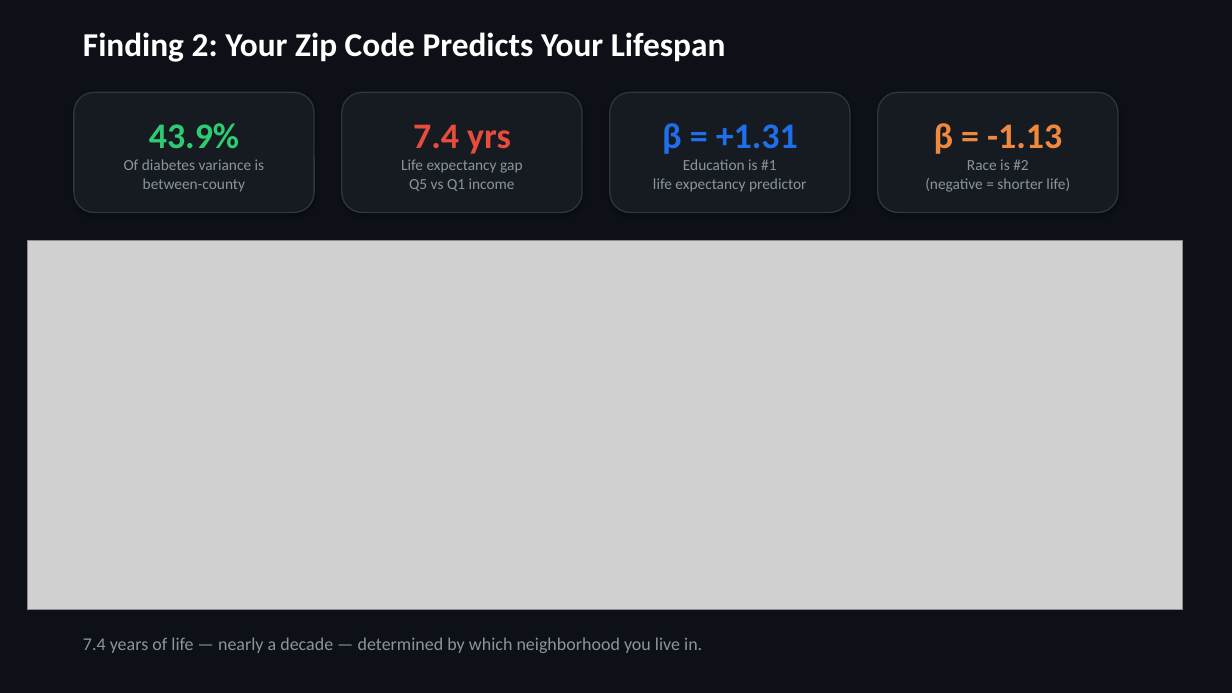
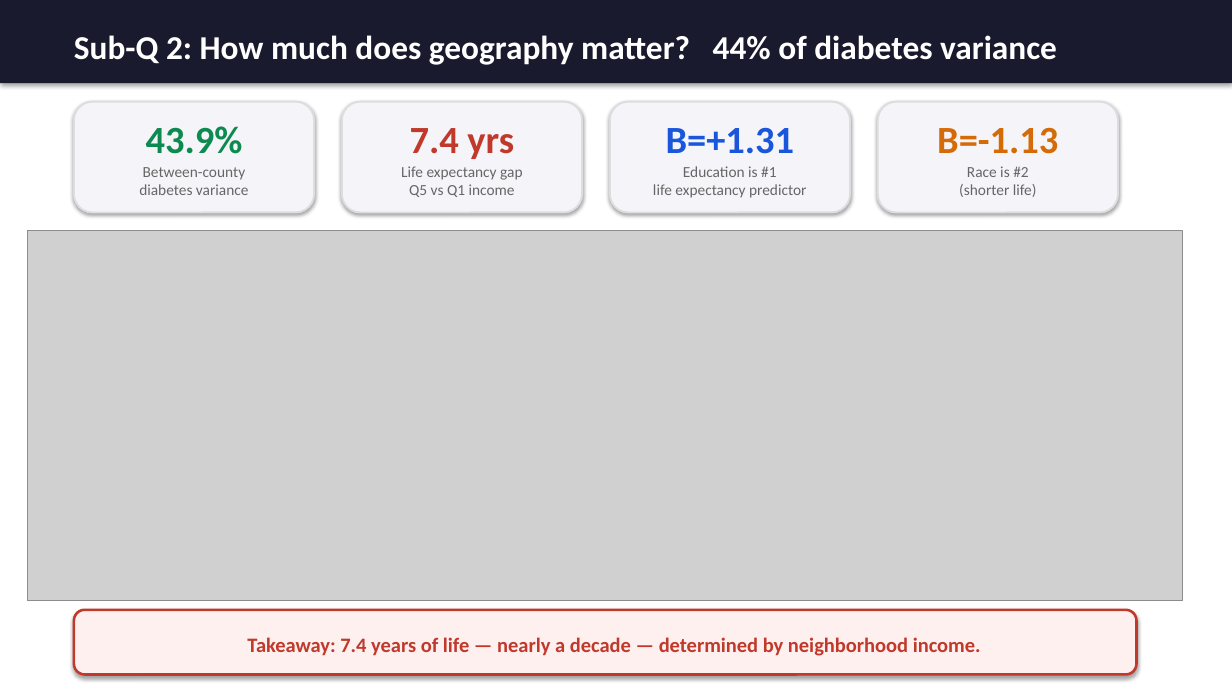
Before and after one commit to jimbo111/datathon-kims, a slide deck: slide 8 of submissions/2kim_health_slides.pptx. Drawn at 1232x693 pixels with LibreOffice and Linux fonts; fonts in the diff are those of the drawing; grey boxes stand for pictures. Boxes give left, top, right and bottom in pixels: in the first picture for what was removed or moved away, otherwise in the second. Text is boxed around its words. In the diff, an @@ line names an element or a change of style, - is before the commit and + after.

Commit message:
Update research question, sub-questions, and bright white slide theme

```diff
--- a/submissions/2kim_health_slides.pptx
+++ b/submissions/2kim_health_slides.pptx
@@ background #0D1117 to #FFFFFF @@
@@ rectangle added at <box>0,0,1232,83</box>, fill #1A1A2E, 26 pt, text #FFFFFF, bold @@
+Sub-Q 2: How much does geography matter? 44% of diabetes variance
@@ text removed at <box>83,32,726,62</box> @@
-Finding 2: Your Zip Code Predicts Your Lifespan
@@ fill #161B22 to #F5F5F9; outline #30363D 1 pt to #DDDDE0 1.5 pt in 3 elements at <box>610,102,850,213</box>, <box>878,102,1118,213</box>, <box>74,102,314,213</box> @@
@@ rounded rectangle "43.9%": place and size @@
-rounded rectangle "43.9%" at <box>74,92,314,213</box>
+rounded rectangle "43.9%" at <box>74,102,314,213</box>
@@ rounded rectangle "7.4 yrs": place and size @@
-rounded rectangle "7.4 yrs" at <box>342,92,582,213</box>
+rounded rectangle "7.4 yrs" at <box>342,102,582,213</box>
@@ rounded rectangle "7.4 yrs" at <box>342,102,582,213</box>: size 28 to 30 pt, text colour #E74C3C to #C0392B in "7.4 yrs"; text colour #8B949E to #666666 in "Life expectancy gap Q5 vs Q1 income"; fill #161B22 to #F5F5F9; outline #30363D 1 pt to #DDDDE0 1.5 pt @@
@@ rounded rectangle "B=+1.31": place and size @@
-rounded rectangle "B=+1.31" at <box>610,92,850,213</box>
+rounded rectangle "B=+1.31" at <box>610,102,850,213</box>
@@ rounded rectangle "B=-1.13": place and size @@
-rounded rectangle "B=-1.13" at <box>878,92,1118,213</box>
+rounded rectangle "B=-1.13" at <box>878,102,1118,213</box>
@@ text in rounded rectangle at <box>146,126,243,154</box>: size 28 to 30 pt, text colour #2ECC71 to #0D8A50 in "43.9%" @@
@@ text in rounded rectangle at <box>666,127,795,154</box>: text changed; size 28 to 30 pt; text colour #1F6FEB to #1A56DB @@
-β = +1.31
+B=+1.31
@@ text in rounded rectangle at <box>937,127,1058,197</box>: text changed; text colour #8B949E to #666666 @@
-β = -1.13
-Race is #2
-(negative = shorter life)
+B=-1.13
+Race is #2
+(shorter life)
@@ text in rounded rectangle at <box>139,167,249,195</box>: text changed; text colour #8B949E to #666666 @@
-Of diabetes variance is
-between-county
+Between-county
+diabetes variance
@@ text in rounded rectangle at <box>653,166,806,198</box>: text colour #8B949E to #666666 in "Education is #1 life expectancy predictor" @@
@@ picture: place and size @@
-picture at <box>28,240,1183,610</box>
+picture at <box>28,231,1183,601</box>
@@ rounded rectangle "Takeaway: 7.4 years of life ...": place and size @@
-rounded rectangle "Takeaway: 7.4 years of life ..." at <box>83,637,702,653</box>
+rounded rectangle "Takeaway: 7.4 years of life ..." at <box>74,610,1137,675</box>
@@ rounded rectangle "Takeaway: 7.4 years of life ..." at <box>74,610,1137,675</box>: vertical alignment top to middle; fill none to #FFF0F0; outline none to #C0392B 2 pt; shadow on @@
@@ text in rounded rectangle at <box>247,637,981,656</box>: text changed; size 14 to 16 pt; text colour #8B949E to #C0392B; bold on @@
-7.4 years of life — nearly a decade — determined by which neighborhood you live in.
+Takeaway: 7.4 years of life — nearly a decade — determined by neighborhood income.
```
Also in this commit, not shown: 11 other slides changed, 1 slide added, 1 slide removed, 1 other file.
